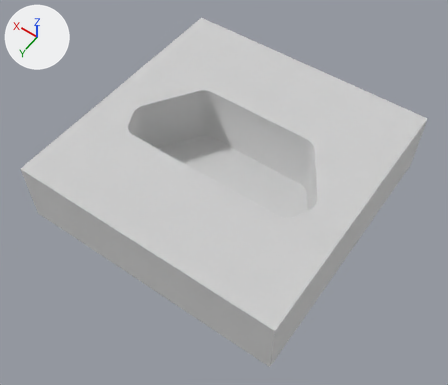
The glTF model assets/ToggleButton.glb as it was, and as the next commit left it.
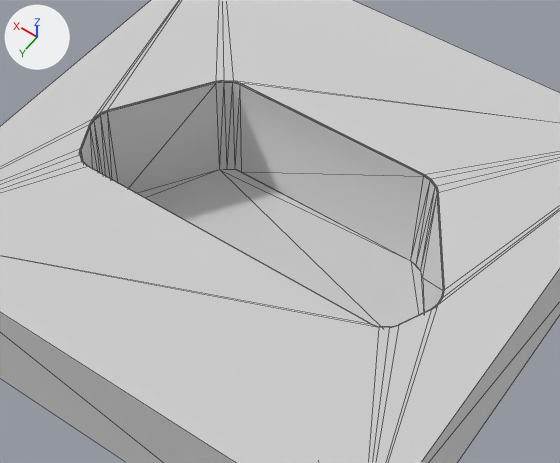
Each version is shown whole from a camera (50 mm lens) standing at (-0.0329, 0.0476, 0.0729) and looking at (-0.0009, 0.0029, 0.0027), then close up on the part from 19% to 84% of the width and 12% to 75% of the height. The lights are fixed; the arrows at upper left show +X, +Y and +Z. The close-ups show mesh edges as thin lines. Vertices at the same position are counted once.

The first close-up shows 'ToggleButton'.
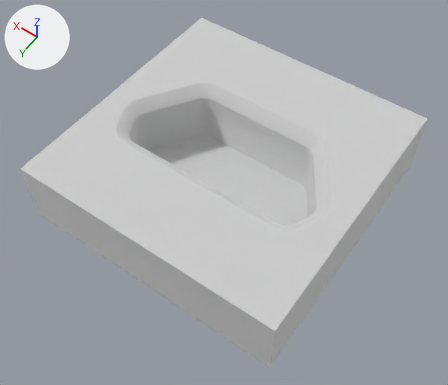
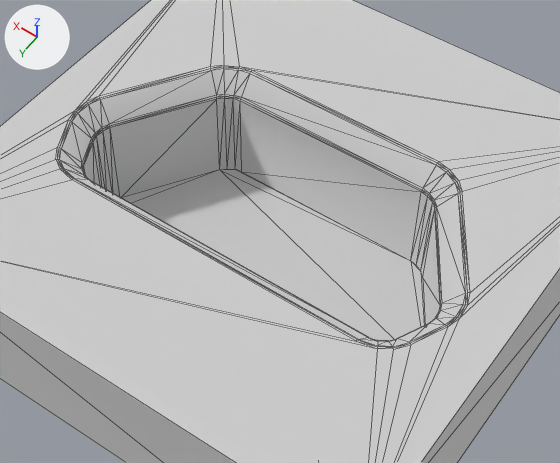
Patch to the scene script:
```diff
--- a/assets/ToggleButton.glb.py
+++ b/assets/ToggleButton.glb.py
@@ me_cube_004 @@
 # used by ob_togglebutton; location = (0.0, 0.0, 0.0)
-me_cube_004.from_pydata(...)  # 130 vertices, 256 faces; spans x -0.02..0.02, y -0.02..0.02, z 0.0..0.01
+me_cube_004.from_pydata(...)  # 178 vertices, 352 faces; spans x -0.02..0.02, y -0.02..0.02, z 0.0..0.01
+# me_cube_004 part 1
+# 21 vertices are removed from x -0.0148..0.0148, y -0.0067..0.0067, z 0.01
+# 90 faces are deleted
+# 24 vertices in x -0.0148..0.0148, y -0.0066..0.0066, z 0.0099 move by (0.0, 0.0, -0.0017)
+# 19 vertices in x -0.0148..0.0148, y -0.0067..0.0065, z 0.0099..0.01 move by (0.0, 0.0, -0.0015)
+# 5 vertices in x -0.0132..0.0132, y 0.0061..0.0066, z 0.0099..0.01 move by (0.0, 0.0001, -0.0015)
+# 5 vertices in x -0.0098..0.0098, y -0.0066..-0.0057, z 0.0099..0.01 move by (0.0, -0.0001, -0.0015)
+# 22 vertices move from x -0.0149..0.0149, y -0.0067..0.0067, z 0.01 to x -0.0166..0.0166, y -0.0084..0.0084, z 0.0085..0.01
+# 69 vertices are added at x -0.0164..0.0164, y -0.0082..0.0082, z 0.0085..0.01
+# 186 new faces join them
 me_cube_004.materials.append(mat_protokit_tiles)
```

Boxes (x1, y1, x2, y2) around the edits, measured in the close-ups (560 x 463 px):
part 1 of me_cube_004, built on: before (0, 80, 560, 328); after (0, 65, 560, 349)
